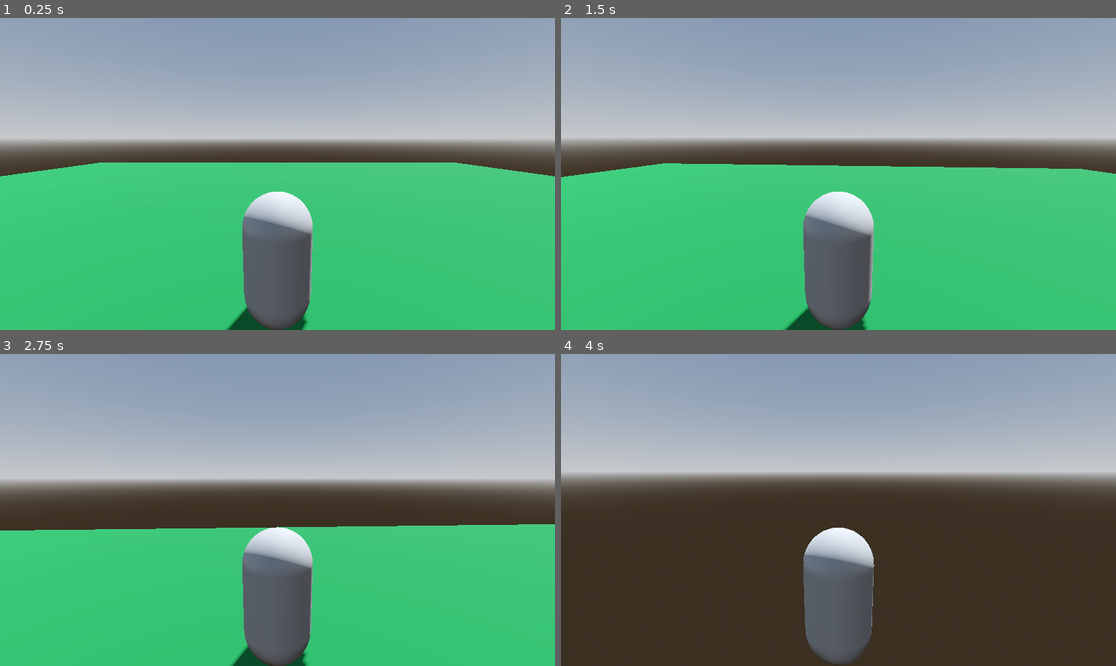
Above: before the commit, frames 1-4 (two rows, left to right).
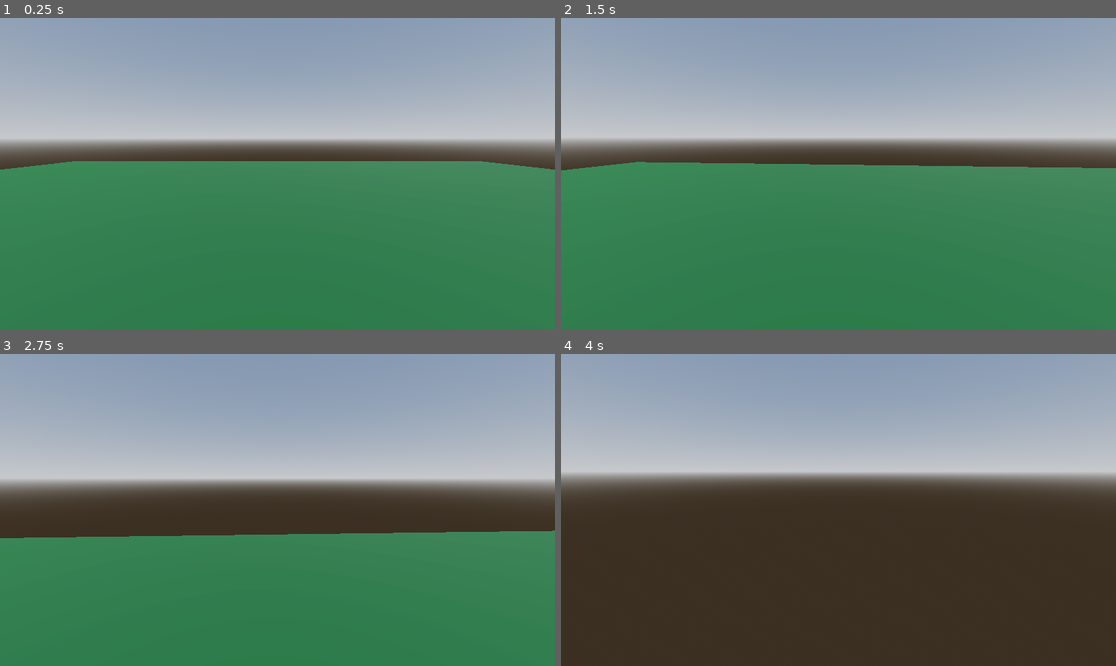
Above: after the commit, the same moments.

Repository: beansrage/BeanTown
Game: Godot game, scene res://Level.tscn
Same seed, same stepped clock (60 frames per second), same inputs: the game is played once before the commit and once after it.
Inputs (mouse positions are in pixels of both pictures, inside the frame that each line leads up to):
- Up to frame 1 (0.25 s): no input
- Up to frame 2 (1.5 s): tap Enter at 0.5 s; move the mouse to (866, 174) at 0.52 s; hold W (move_forward) from 0.53 s (still down); move the mouse to (810, 174) at 1.27 s
- Up to frame 3 (2.75 s): keep holding W (move_forward); move the mouse to (288, 503) at 2.02 s
- Up to frame 4 (4 s): keep holding W (move_forward); move the mouse to (832, 516) at 2.77 s; move the mouse to (877, 513) at 3.52 s

The runs differ from the first frame. In frame 1, 54% of the frame differs, in the area x 0-100%, y 45-100%; in frame 2, 53%; in frame 3, 44%; in frame 4, 4.8%.

Commit message:
Moved camera to more of an FPS postion

Diff:
--- a/Level.tscn
+++ b/Level.tscn
@@ -19,7 +19,7 @@
 size = Vector2(40, 40)
 
 [sub_resource type="StandardMaterial3D" id="StandardMaterial3D_4qoo7"]
-albedo_color = Color(0.0532764, 0.396613, 0.181735, 1)
+albedo_color = Color(0.0175481, 0.221191, 0.0900769, 1)
 
 [sub_resource type="ConcavePolygonShape3D" id="ConcavePolygonShape3D_grxy8"]
 data = PackedVector3Array(20, 0, 20, -20, 0, 20, 20, 0, -20, -20, 0, 20, -20, 0, -20, 20, 0, -20)
--- a/Player.gd
+++ b/Player.gd
@@ -24,8 +24,8 @@
 	twist_piviot.rotate_y(twist_input)
 	pitch_pivot.rotate_x(pitch_input)
 	pitch_pivot.rotation.x = clamp ( pitch_pivot.rotation.x,
-		deg_to_rad(-30),
-		deg_to_rad(30)
+		deg_to_rad(-90),
+		deg_to_rad(90)
 	)
 	twist_input = 0.0
 	pitch_input = 0.0
--- a/player.tscn
+++ b/player.tscn
@@ -20,10 +20,10 @@
 shape = SubResource("ConvexPolygonShape3D_dic53")
 
 [node name="TwistPivot" type="Node3D" parent="."]
-transform = Transform3D(1, 0, 0, 0, 1, 0, 0, 0, 1, 0, 1, 0)
+transform = Transform3D(1, 0, 0, 0, 1, 0, 0, 0, 1, 0, 1, -0.0328087)
 
 [node name="PitchPivot" type="Node3D" parent="TwistPivot"]
 transform = Transform3D(1, 0, 0, 0, 0.984808, 0.173648, 0, -0.173648, 0.984808, 0, 0, 0)
 
 [node name="Camera3D" type="Camera3D" parent="TwistPivot/PitchPivot"]
-transform = Transform3D(1, 0, 0, 0, 1, 0, 0, 0, 1, 0, 1.24946, 3)
+transform = Transform3D(1, 0, 0, 0, 1, 7.45058e-08, 0, -7.45058e-08, 1, 0, 1.27923, 0.0952575)
